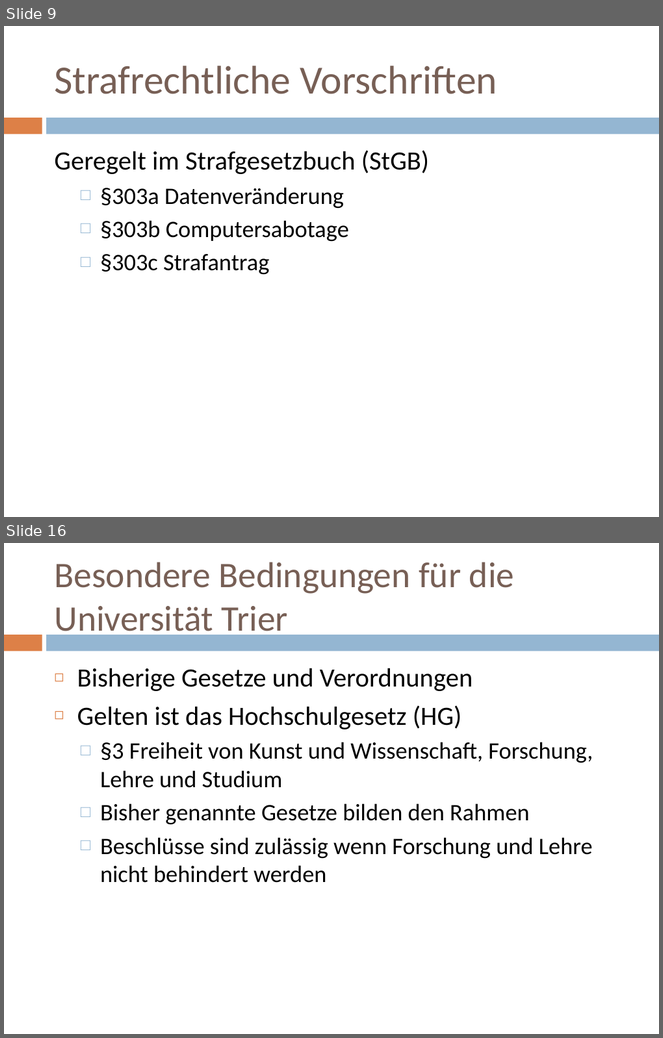
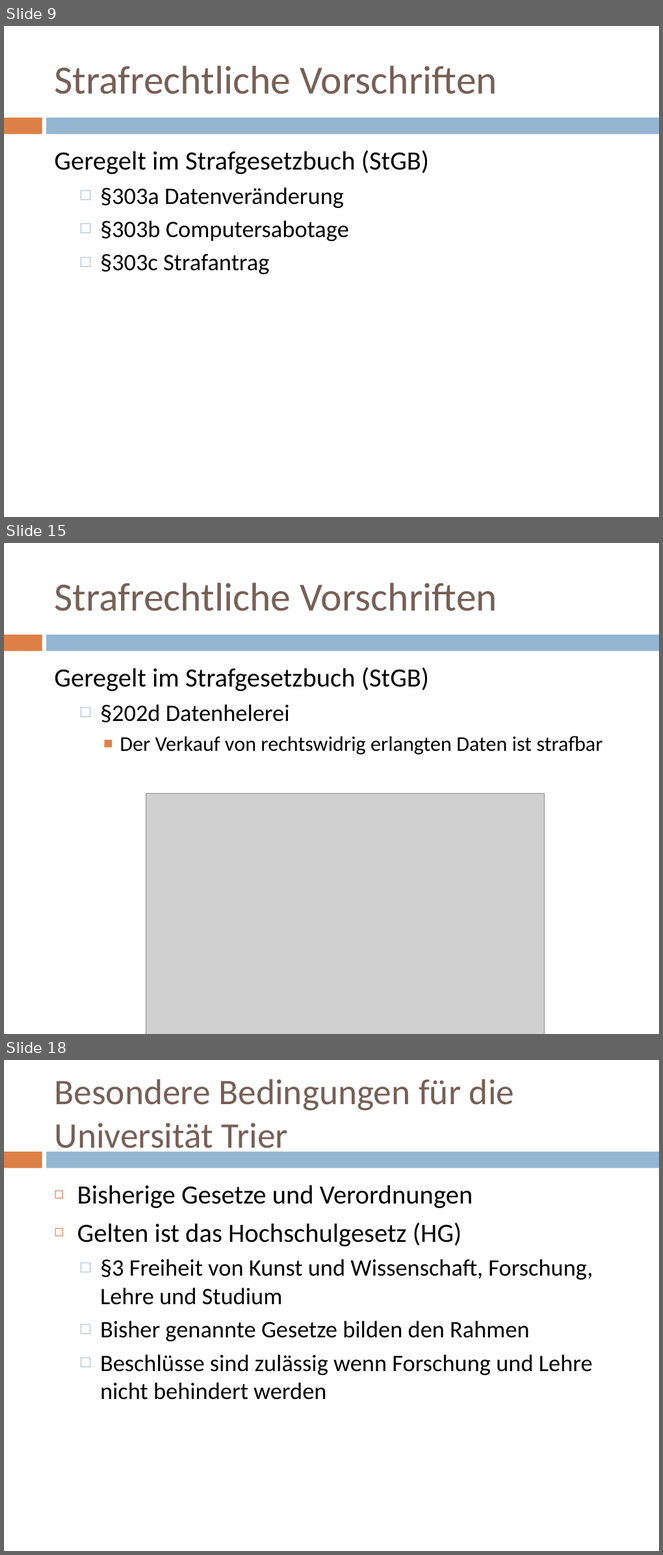
Before and after one commit to doctordebug/Hackerpraktikum, a slide deck: Präsentationen/PT1.pptx. Shown one above the other, each under a label of ours: slides 9 and 16 before the commit, slides 9, 15 and 18 after it; the slides between them are not shown. The pictures are 663x1038 and 663x1555 pixels, drawn with LibreOffice and Linux fonts; fonts in the diff are those of the drawing; grey boxes stand for pictures. Boxes give left, top, right and bottom in pixels: in the first picture for what was removed or moved away, otherwise in the second. Text is boxed around its words. In the diff, an @@ line names an element or a change of style, - is before the commit and + after.

```diff
--- a/Präsentationen/PT1.pptx
+++ b/Präsentationen/PT1.pptx
@@ slide 15 added at (4,543,659,1034), background #FFFFFF; not listed: 2 template elements that a slide beside it also shows @@
@@ title added at (54,583,497,611), 44 pt, text #775F55 @@
+Strafrechtliche Vorschriften
@@ text added at (54,667,603,755), 23 pt, text #000000 @@
+Geregelt im Strafgesetzbuch (StGB)
+  □ §202d Datenhelerei
+    ■ Der Verkauf von rechtswidrig erlangten Daten ist strafbar
@@ picture added at (146,794,545,1034) @@
@@ what was slide 16 is now slide 18 @@
```
Also in this commit, not shown: 14 slides changed, 1 other slide added.
